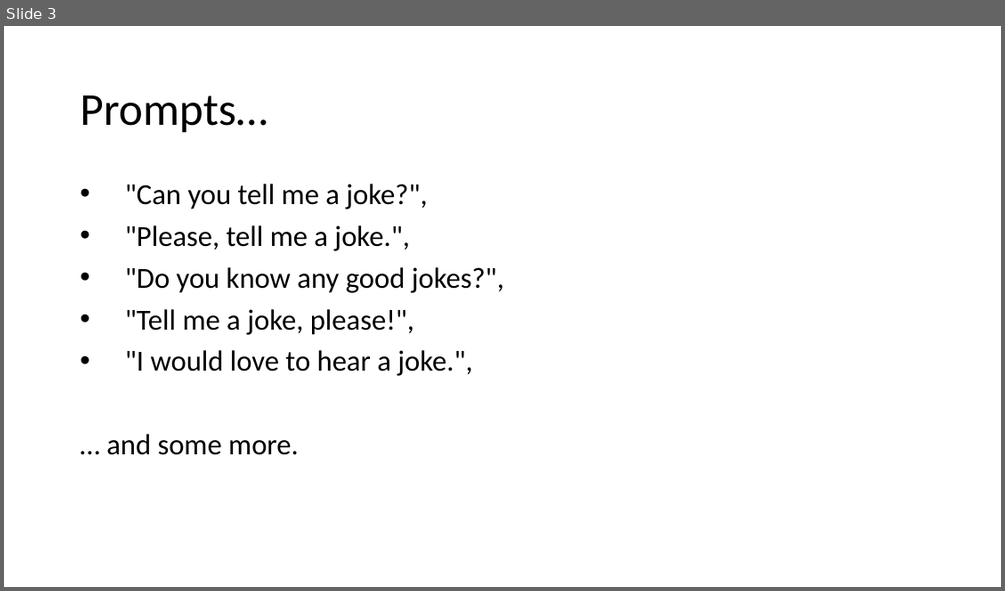
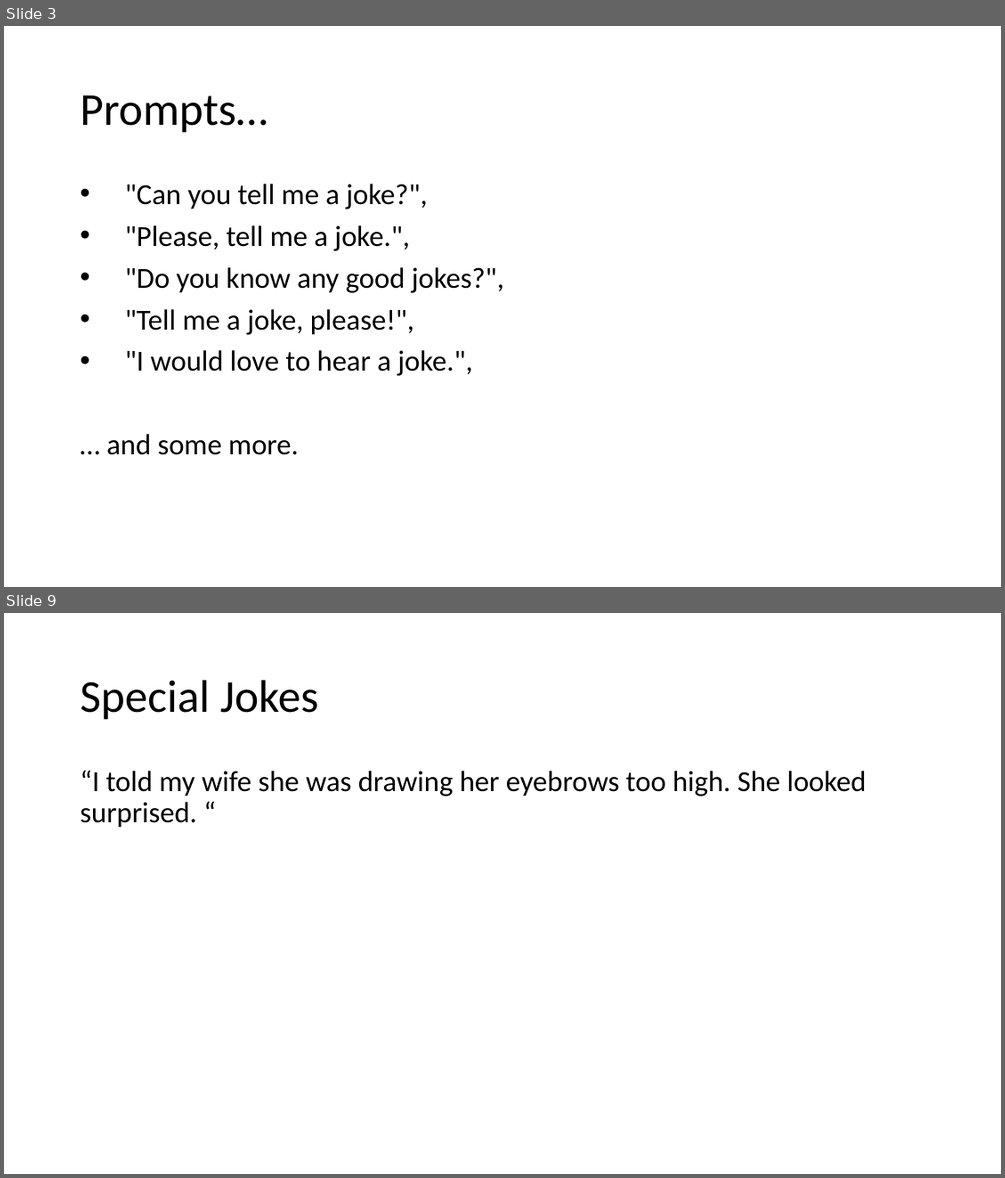
Before and after one commit to sciphie/JokeGPT, a slide deck: ChatGPT is fun –.pptm. Shown one above the other, each under a label of ours: slide 3 before the commit, slides 3 and 9 after it; the slides between them are not shown. The pictures are 1005x591 and 1005x1178 pixels, drawn with LibreOffice and Linux fonts; fonts in the diff are those of the drawing. Boxes give left, top, right and bottom in pixels: in the first picture for what was removed or moved away, otherwise in the second. Text is boxed around its words. In the diff, an @@ line names an element or a change of style, - is before the commit and + after.

```diff
--- a/ChatGPT is fun –.pptm
+++ b/ChatGPT is fun –.pptm
@@ slide 9 added at [4,613,1001,1174], background #FFFFFF @@
@@ title added at [80,680,319,720], 44 pt, text #000000 @@
+Special Jokes
@@ text added at [80,770,866,827], 28 pt, text #000000 @@
+“I told my wife she was drawing her eyebrows too high. She looked surprised. “
```
Also in this commit, not shown: 1 slide changed, 6 other slides added, 2 slides removed, 4 other files.
